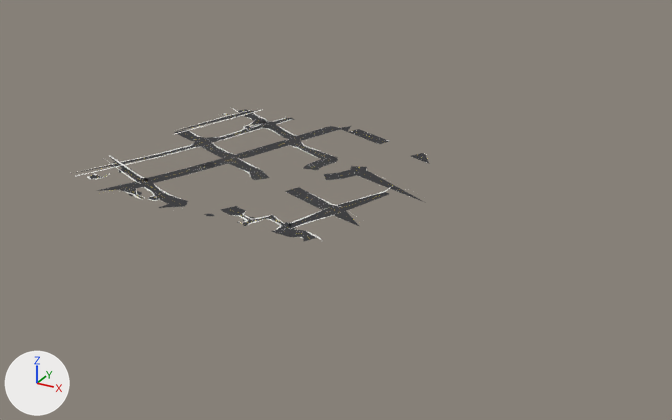
Before and after pictures for a commit that changed the glTF model viewer/assets/models/roadway_chunks/chunk_1_-2.glb.
One viewpoint serves both versions: a camera (50 mm lens) standing at (1646.0, -620.0, 620.0) and looking at (891.0, 752.0, -66.0). Lighting does not change. The marker at lower left points along +X, +Y and +Z. The picture after the commit comes second. Vertices at exactly the same position are counted once.

In view in the first picture: 'road_asphalt', 'sidewalk_concrete' and 2 more.
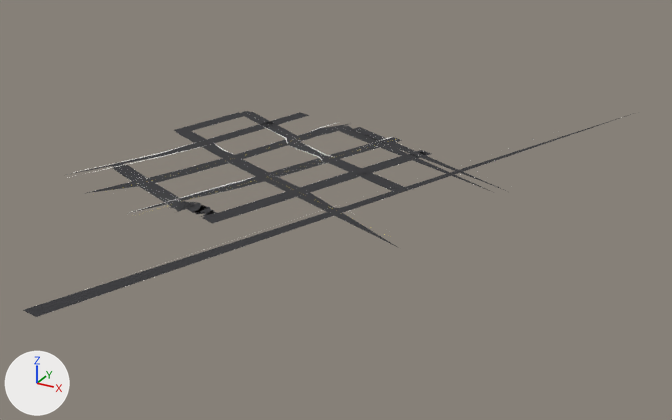
The change in detail:
me_road_asphalt is used by ob_road_asphalt; location (0.0, 0.0, 0.0).
me_road_asphalt had 874 vertices, 744 faces and spanned x 460.0..1084.0, y 484.0..1024.0, z 0.0.
me_road_asphalt now has 419 vertices, 354 faces and spans x 455.0..1288.0, y 124.0..1413.0, z 0.0.
me_road_asphalt part 1: the loose piece of 24 vertices spanning x 860.0..1012.0, y 505.0..729.0, z 0.0 is rebuilt with 7 vertices and now spans x 777.0..1119.0, y 539.0..705.0, z 0.0.
me_road_asphalt part 2: the loose piece of 20 vertices spanning x 795.0..874.0, y 492.0..555.0, z 0.0 is rebuilt with 4 vertices and now spans x 788.0..883.0, y 477.0..661.0, z 0.0.
me_road_asphalt part 3: the loose piece of 19 vertices spanning x 463.0..586.0, y 531.0..834.0, z 0.0 is rebuilt with 7 vertices and now spans x 455.0..669.0, y 515.0..1046.0, z 0.0.
me_road_asphalt part 4: the loose piece of 15 vertices spanning x 558.0..728.0, y 491.0..568.0, z 0.0 is rebuilt with 6 vertices and now spans x 506.0..720.0, y 503.0..619.0, z 0.0.
me_road_asphalt part 5: the loose piece of 15 vertices spanning x 710.0..842.0, y 812.0..996.0, z 0.0 is rebuilt with 14 vertices and now spans x 533.0..841.0, y 811.0..1000.0, z 0.0.
me_road_asphalt part 6: the loose piece of 9 vertices spanning x 891.0..1084.0, y 719.0..822.0, z 0.0 is rebuilt with 4 vertices and now spans x 915.0..1029.0, y 735.0..805.0, z 0.0.
me_road_asphalt part 7: 51 loose pieces with 470 vertices, spanning x 477.0..1029.0, y 484.0..1024.0, z 0.0, are deleted.
me_road_asphalt part 8: 1 vertex moved within x 523.0, y 981.0, z 0.0; 74 vertices removed from x 460.0..893.0, y 554.0..1018.0, z 0.0; 146 vertices added at x 473.0..1190.0, y 439.0..1033.0, z 0.0.
me_road_asphalt part 9: 3 vertices added at x 758.0..1288.0, y 124.0..1413.0, z 0.0.
Other edits to the shape of me_road_asphalt do not show in these pictures.
me_sidewalk_concrete is used by ob_sidewalk_concrete; location (0.0, 0.0, 0.0).
me_sidewalk_concrete had 539 vertices, 511 faces and spanned x 454.0..1087.0, y 492.0..1028.0, z 0.0.
me_sidewalk_concrete now has 62 vertices, 52 faces and spans x 452.0..889.0, y 439.0..1040.0, z 0.0.
me_sidewalk_concrete part 10: the loose piece of 11 vertices spanning x 476.0..586.0, y 525.0..768.0, z 0.0 is rebuilt with 7 vertices and now spans x 468.0..594.0, y 509.0..787.0, z 0.0.
me_sidewalk_concrete part 11: the loose piece of 10 vertices spanning x 459.0..563.0, y 531.0..775.0, z 0.0 is rebuilt with 7 vertices and now spans x 452.0..566.0, y 515.0..797.0, z 0.0.
me_sidewalk_concrete part 12: 49 loose pieces with 486 vertices, spanning x 454.0..1087.0, y 492.0..1028.0, z 0.0, are deleted.
me_sidewalk_concrete part 13: 7 vertices removed from x 727.0..831.0, y 812.0..854.0, z 0.0; 29 vertices added at x 617.0..829.0, y 439.0..1040.0, z 0.0.
Other edits to the shape of me_sidewalk_concrete do not show in these pictures.

Location of each change, [x1, y1, x2, y2] in pixels of the pictures (672 x 420 px; the box of a moved part takes in the faces that stretch with it):
'road_asphalt', reshaped (73% wider, 54% taller)
    before: [77, 109, 429, 242]
    after: [23, 111, 631, 317]
'sidewalk_concrete', reshaped (6% narrower, 31% shorter)
    before: [76, 108, 413, 241]
    after: [76, 122, 392, 213]
part 1 of me_road_asphalt, rebuilt (89% taller)
    before: [249, 192, 389, 229]
    after: [265, 177, 399, 248]
part 2 of me_road_asphalt, rebuilt
    before: [220, 206, 250, 226]
    after: [203, 190, 303, 224]
part 3 of me_road_asphalt, rebuilt (88% wider, 42% taller)
    before: [77, 129, 205, 173]
    after: [67, 112, 309, 175]
part 4 of me_road_asphalt, rebuilt
    before: [97, 181, 188, 204]
    after: [113, 164, 184, 205]
part 5 of me_road_asphalt, rebuilt (46% wider, 38% taller)
    before: [286, 126, 344, 159]
    after: [241, 112, 326, 158]
part 6 of me_road_asphalt, rebuilt
    before: [351, 166, 426, 203]
    after: [356, 171, 404, 191]
part 7 of me_road_asphalt, deleted
    before: [90, 110, 429, 242]
part 8 of me_road_asphalt, moved or reshaped
    before: [110, 109, 389, 183]
    after: [87, 112, 506, 218]
part 9 of me_road_asphalt, added
    after: [23, 114, 631, 317]
part 10 of me_sidewalk_concrete, rebuilt (7% wider, 6% taller)
    before: [76, 146, 202, 176]
    after: [76, 144, 211, 176]
part 11 of me_sidewalk_concrete, rebuilt
    before: [77, 144, 192, 172]
    after: [77, 141, 200, 172]
part 12 of me_sidewalk_concrete, deleted
    before: [87, 108, 413, 241]
part 13 of me_sidewalk_concrete, built on
    before: [290, 145, 320, 159]
    after: [129, 122, 338, 213]
